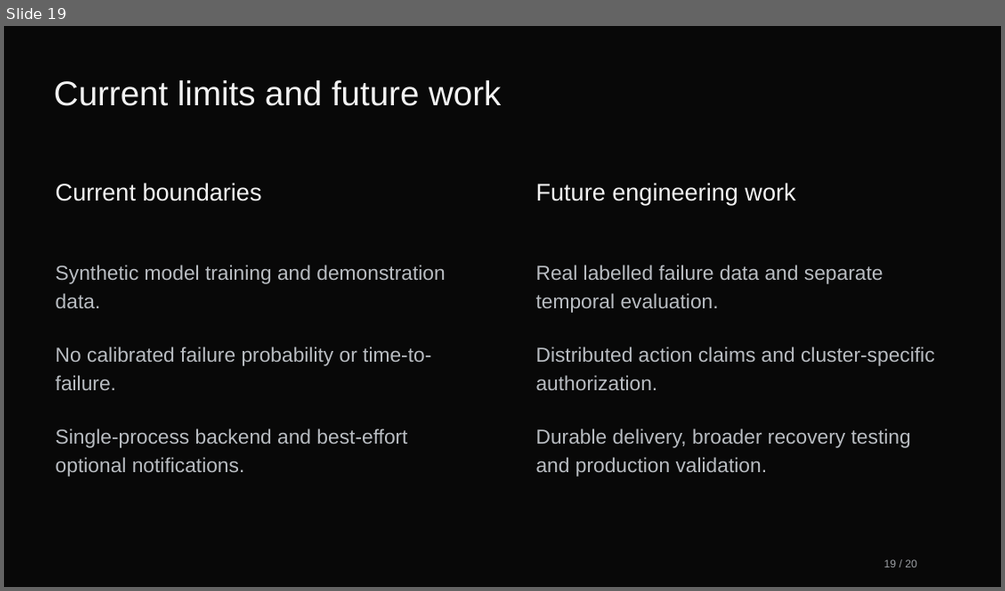
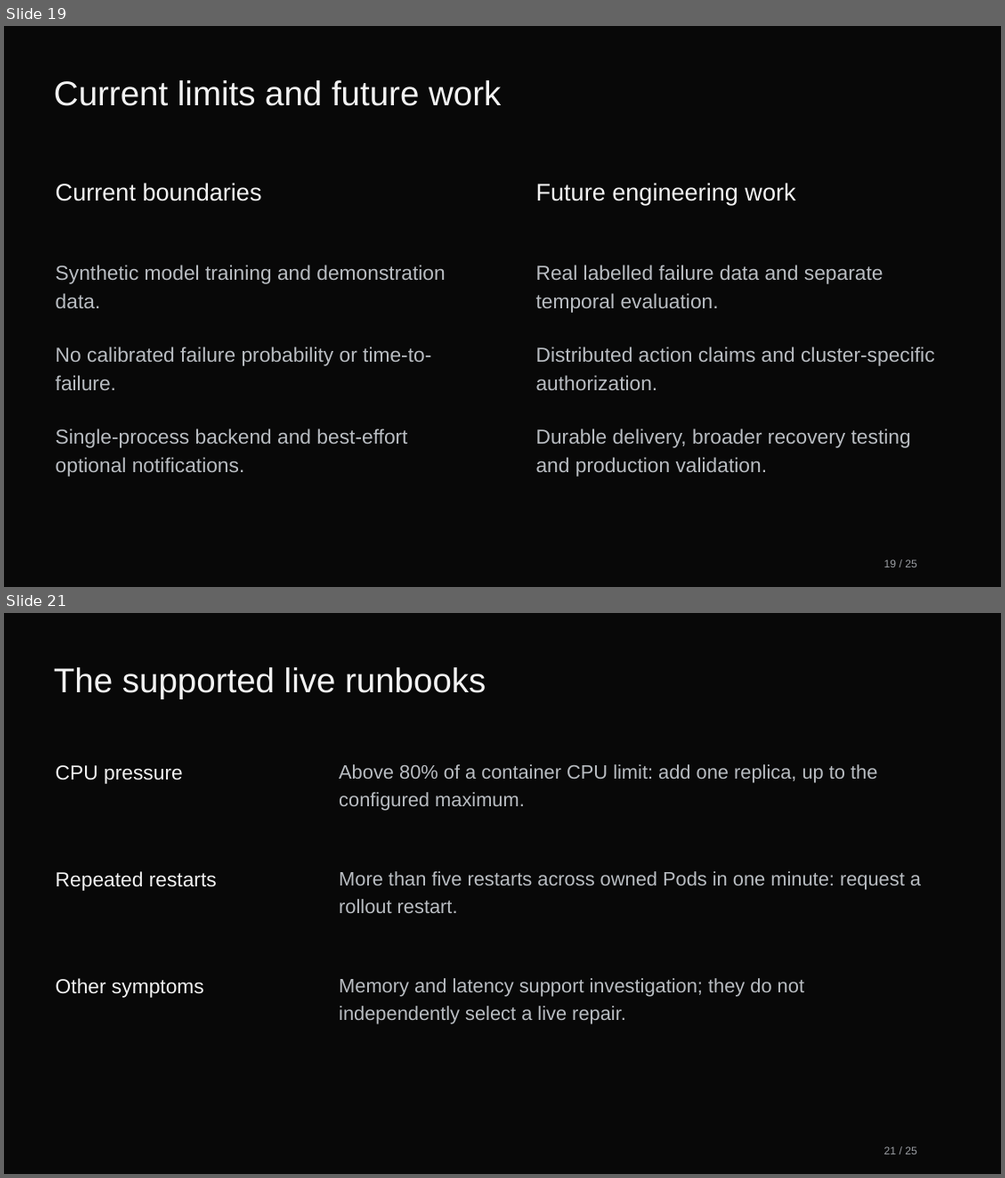
Before and after one commit to manikantbindass/AutoHealOps-Self-Healing-Kubernetes-Cluster-with-AI-Fault-Detection, a slide deck: docs/overview/AutoHealOps-Project-Explained.pptx. Shown one above the other, each under a label of ours: slide 19 before the commit, slides 19 and 21 after it; the slides between them are not shown. The pictures are 1005x591 and 1005x1178 pixels, drawn with LibreOffice and Linux fonts; fonts in the diff are those of the drawing. Boxes give left, top, right and bottom in pixels: in the first picture for what was removed or moved away, otherwise in the second. Text is boxed around its words. In the diff, an @@ line names an element or a change of style, - is before the commit and + after.

```diff
--- a/docs/overview/AutoHealOps-Project-Explained.pptx
+++ b/docs/overview/AutoHealOps-Project-Explained.pptx
@@ slide 21 added at (x1=4, y1=613, x2=1001, y2=1174), background #080808 @@
@@ text added at (x1=54, y1=667, x2=485, y2=699), 33 pt, text #F2F2F2 @@
+The supported live runbooks
@@ text added at (x1=56, y1=765, x2=183, y2=784), 19.5 pt, text #F2F2F2 @@
+CPU pressure
@@ text added at (x1=339, y1=764, x2=877, y2=811), 18.8 pt, text #B9BDC2 @@
+Above 80% of a container CPU limit: add one replica, up to the configured maximum.
@@ text added at (x1=56, y1=871, x2=217, y2=891), 19.5 pt, text #F2F2F2 @@
+Repeated restarts
@@ text added at (x1=339, y1=871, x2=921, y2=913), 18.8 pt, text #B9BDC2 @@
+More than five restarts across owned Pods in one minute: request a rollout restart.
@@ text added at (x1=56, y1=978, x2=204, y2=997), 19.5 pt, text #F2F2F2 @@
+Other symptoms
@@ text added at (x1=339, y1=978, x2=804, y2=1024), 18.8 pt, text #B9BDC2 @@
+Memory and latency support investigation; they do not independently select a live repair.
@@ text added at (x1=884, y1=1146, x2=917, y2=1154), 10.5 pt, text #9C9FA4 @@
+21 / 25
@@ slide 19 changed as well @@
@@ text at (x1=884, y1=559, x2=917, y2=567): text changed @@
-19 / 20
+19 / 25
```
Also in this commit, not shown: 18 other slides changed, 4 other slides added, 5 other files.
